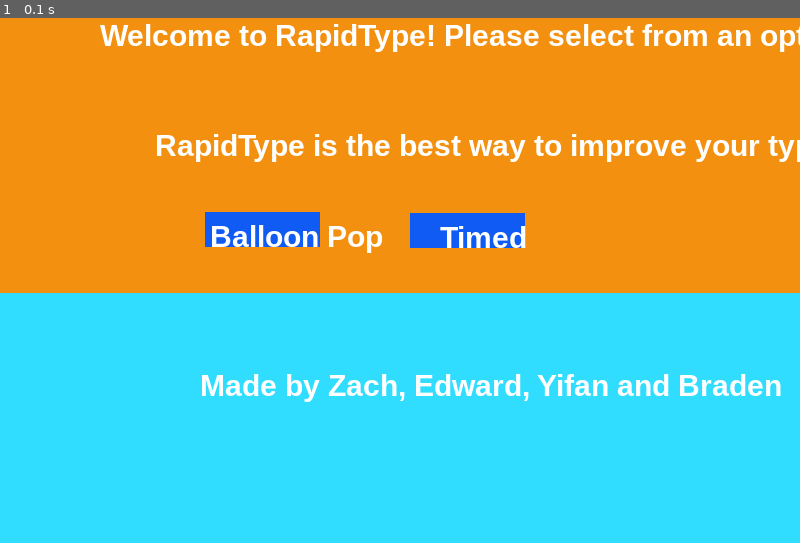
Above: before the commit, frame 1.
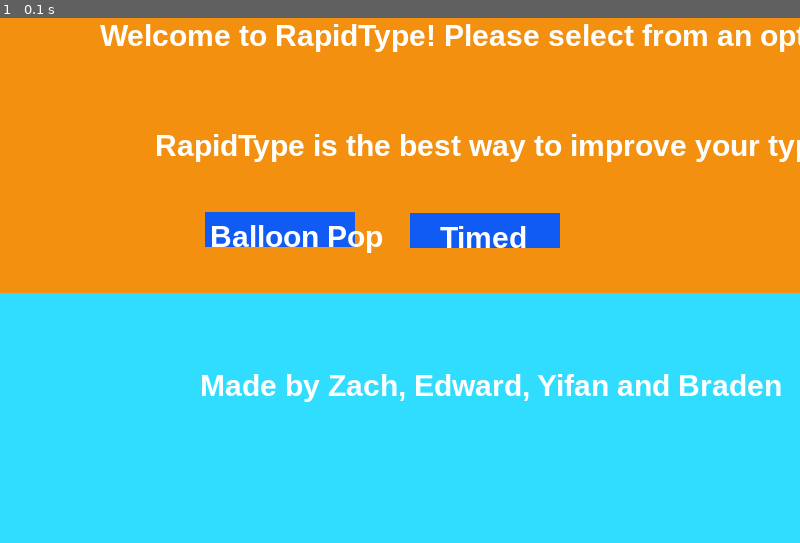
Above: after the commit, the same moment.

Repository: classTheTester/finalProject
Game: pygame game, started from randomShit/menu.py
Two runs of this game, one before a commit and one after it. Both use one fixed random seed, a clock stepped at 60 frames per second and the inputs below.
Inputs:
- Up to frame 1 (0.1 s): no input

The runs differ from the first frame. In frame 1, 0.5% of the frame differs, in the area x 40-70%, y 36-44%.

Commit message:
added keyboard functionality

Diff:
--- a/randomShit/fuckyou.py
+++ b/randomShit/fuckyou.py
@@ -42,7 +42,7 @@
 # create a text surface object,
 # on which text is drawn on it.
 
-words = ['thewiseman', 'thefool', 'thedog', 'jkjkjkjk', 'falling', 'what', 'fjfjfjfjfjfjfj', 'yes', 'no','fool', 'please', 'testing']
+words = ['qwertyuiop', 'asdfghjkl', 'zxcvbnm', 'jkjkjkjk', 'falling', 'what', 'fjfjfjfjfjfjfj', 'yes', 'no','fool', 'please', 'testing']
 listClass = []
 wordsCounter = 0
 gameLoop = True
@@ -79,6 +79,7 @@
     yVal = 20
     display_surface.fill(white)
     display_surface.blit(keyboardImg, (0, 300))
+    print(listClass[wordsCounter].indicateKeyboard(display_surface))
     for i in range(len(listClass)):
         if i == wordsCounter:
             listClass[i].drawWord(display_surface, True)
--- a/randomShit/menu.py
+++ b/randomShit/menu.py
@@ -25,8 +25,8 @@
 
     screen.fill((48, 221, 255)) #fill 2/3 screen
     topHalf = pygame.draw.rect(screen,PEACH,(0,0,2500,350))
-    timeButton = pygame.draw.rect(screen,darkBlue,(WIDTH//2+10,HEIGHT//2-30,115,35))
-    ballButton = pygame.draw.rect(screen,darkBlue,(205,HEIGHT//2-31,115,35))
+    timeButton = pygame.draw.rect(screen,darkBlue,(WIDTH//2+10,HEIGHT//2-30,150,35))
+    ballButton = pygame.draw.rect(screen,darkBlue,(205,HEIGHT//2-31,150,35))
     gameMessage = font.render('Welcome to RapidType! Please select from an option below!',18,WHITE)
     gameMessageTwo = font.render('RapidType is the best way to improve your typing!',18,WHITE)
     ballMessage = font.render('Balloon Pop',10,WHITE)
--- a/randomShit/testingClassesFuck.py
+++ b/randomShit/testingClassesFuck.py
@@ -22,6 +22,7 @@
         self.listColour = [black] * self.wordLen
         self.wrongLetters = ""
         self.firstTime = 0
+        self.letters = ['q', 'w', 'e', 'r', 't', 'y', 'u', 'i', 'o', 'p', 'a', 's', 'd', 'f', 'g', 'h', 'j', 'k', 'l', 'z', 'x', 'c', 'v', 'b', 'n', 'm']
     def backSpace(self):
         self.listColour[self.counter] = black
         if self.counter < 0:
@@ -51,3 +52,15 @@
             else:
                 text = font.render(self.letterList[i], True, self.listColour[i])
             surface.blit(text, (self.xPos + 30*i, self.yPos))
+    def indicateKeyboard(self, surface):
+        rowLevel = 0
+        letterIndex = self.letters.index(self.letterList[self.counter+1])
+        print("fuckfuckfuck", letterIndex)
+        if letterIndex >= 19:
+            letterIndex -= 19
+            rowLevel += 2
+        elif letterIndex >= 10:
+            letterIndex -= 10
+            rowLevel += 1
+        print(rowLevel, letterIndex)
+        pygame.draw.rect(surface, yellow, pygame.Rect(110+(50*letterIndex)+20*rowLevel, 390+(50*rowLevel), 50, 40))
